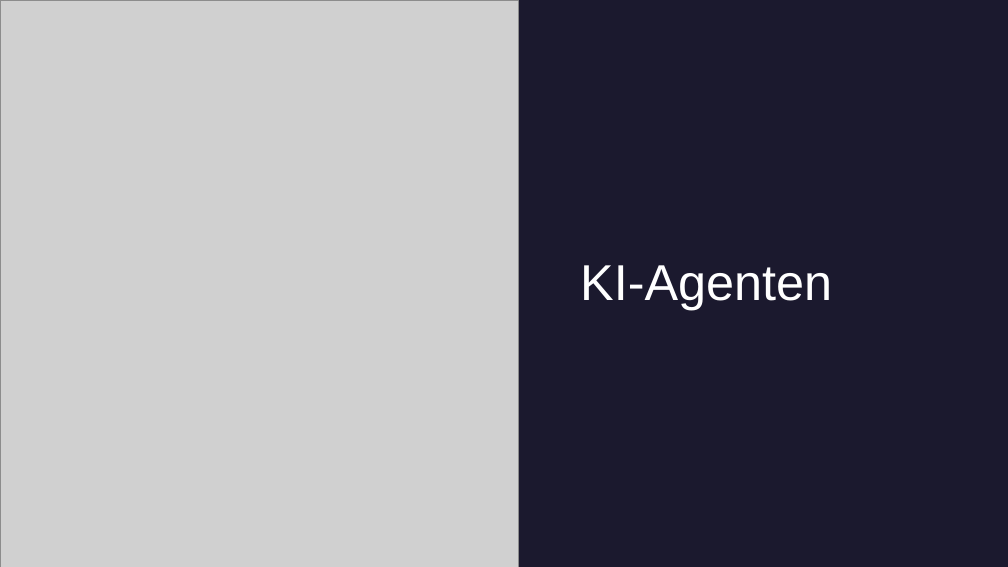
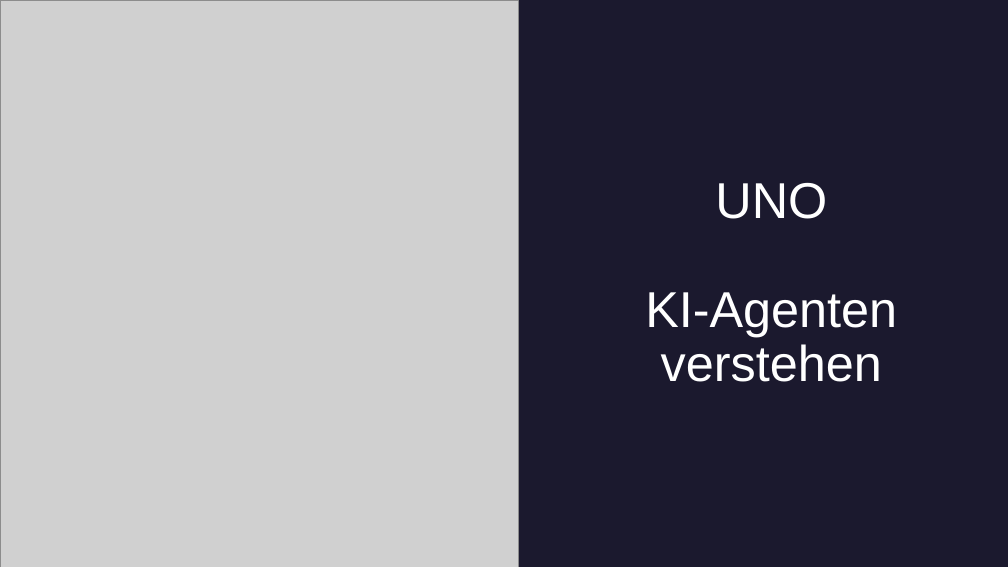
Before and after one commit to kis4-2026ss/projekt-bb-g2-huber-starlinger, a slide deck: slide 1 of docs/KIS-Projekt Präsentation.pptx. Drawn at 1008x567 pixels with LibreOffice and Linux fonts; fonts in the diff are those of the drawing; grey boxes stand for pictures. Boxes give left, top, right and bottom in pixels: in the first picture for what was removed or moved away, otherwise in the second. Text is boxed around its words. In the diff, an @@ line names an element or a change of style, - is before the commit and + after.

```diff
--- a/docs/KIS-Projekt Präsentation.pptx
+++ b/docs/KIS-Projekt Präsentation.pptx
@@ title at (x1=645, y1=183, x2=897, y2=382): text changed @@
-KI-Agenten
+UNO
+KI-Agenten
+verstehen
```
Also in this commit, not shown: 4 other slides changed, 4 slides added, 5 slides removed, 2 other files.
